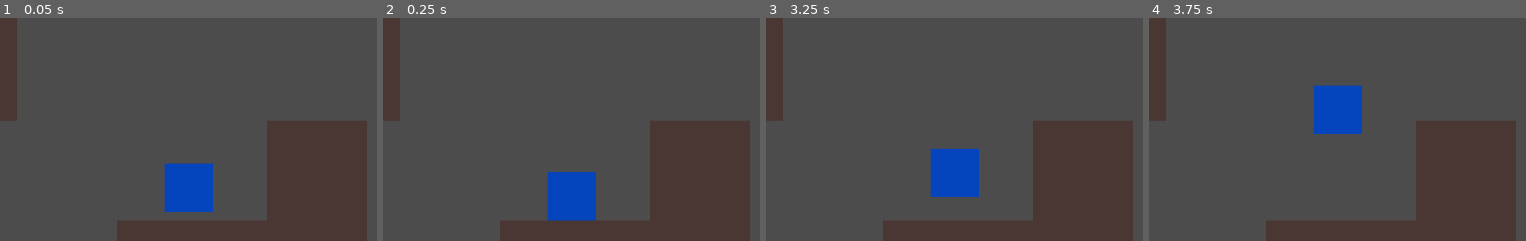
Above: before the commit, frames 1-4 (left to right).
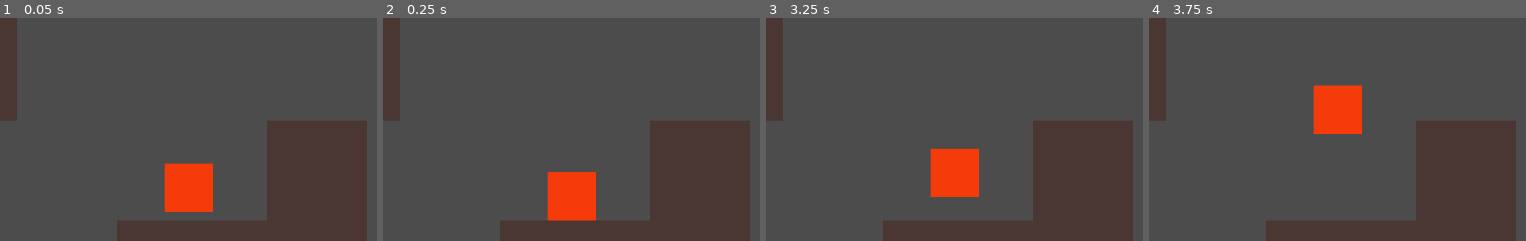
Above: after the commit, the same moments.

Repository: ben-gillott/grav-game
Game: Godot game, scene res://Scenes/TilemapScene.tscn
Two runs of this game, one before a commit and one after it. Both use one fixed random seed, a clock stepped at 60 frames per second and the inputs below.
Inputs:
- Up to frame 1 (0.05 s): no input
- Up to frame 2 (0.25 s): no input
- Up to frame 3 (3.25 s): tap Enter (ui_accept) at 0.5, 0.77, 1.25, 1.52, 2, 2.75, 3.02 s; hold Right (ui_right) 0.53-1.28 s; hold Down (ui_down) 1.28-2.03 s; hold Right (ui_right) 2.03-2.78 s; hold Up (ui_up) from 2.78 s (still down)
- Up to frame 4 (3.75 s): release Up (ui_up) at 3.53 s; hold Left (ui_left) from 3.53 s (still down)
The pictures show only the part of the screen within x 31-81%, y 20-70%; the shares and areas given below are measured in that part.

The runs differ from the first frame. In frame 1, 2.9% of the frame differs, in the area x 43-57%, y 65-87%; in frame 2, 2.9%; in frame 3, 2.9%; in frame 4, 2.9%.

Commit message:
Make player red to test

Diff:
--- a/Scenes/PlayerScene.tscn
+++ b/Scenes/PlayerScene.tscn
@@ -12,7 +12,7 @@
 script = ExtResource( 2 )
 
 [node name="Sprite" type="Sprite" parent="."]
-modulate = Color( 0.0156863, 0.266667, 0.737255, 1 )
+modulate = Color( 0.960784, 0.231373, 0.0392157, 1 )
 scale = Vector2( 62, 62 )
 texture = ExtResource( 1 )
 
Not shown, changed: .github/workflows/publish-to-itch.yml
